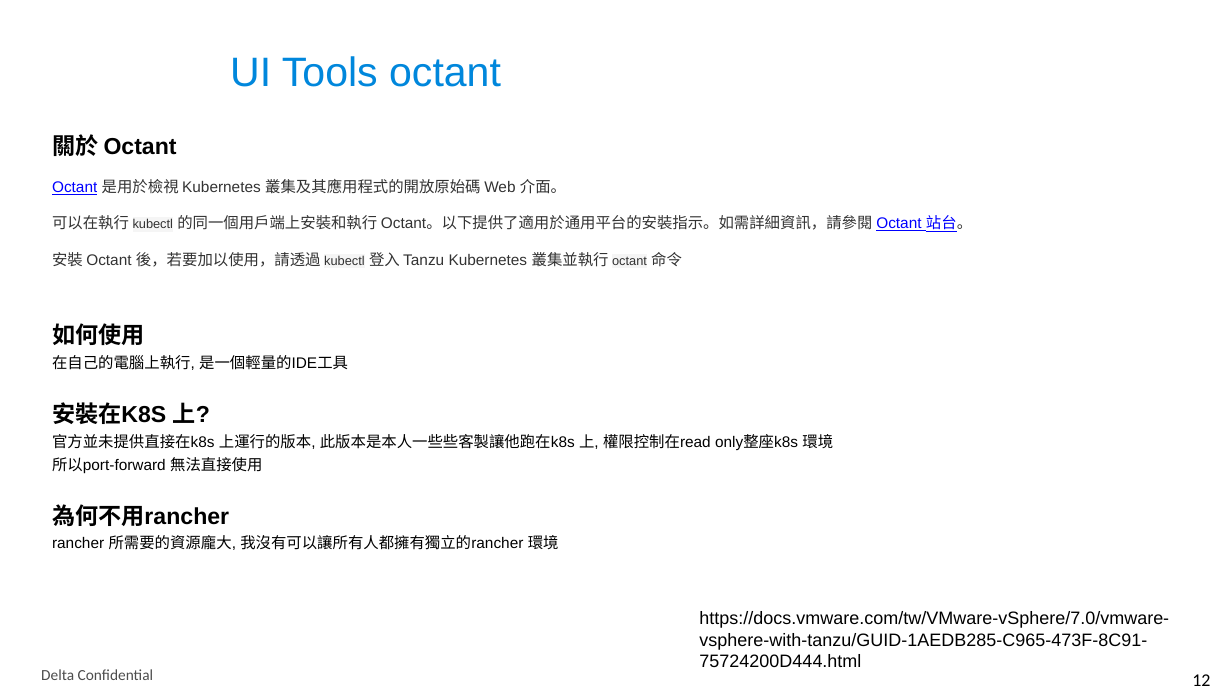
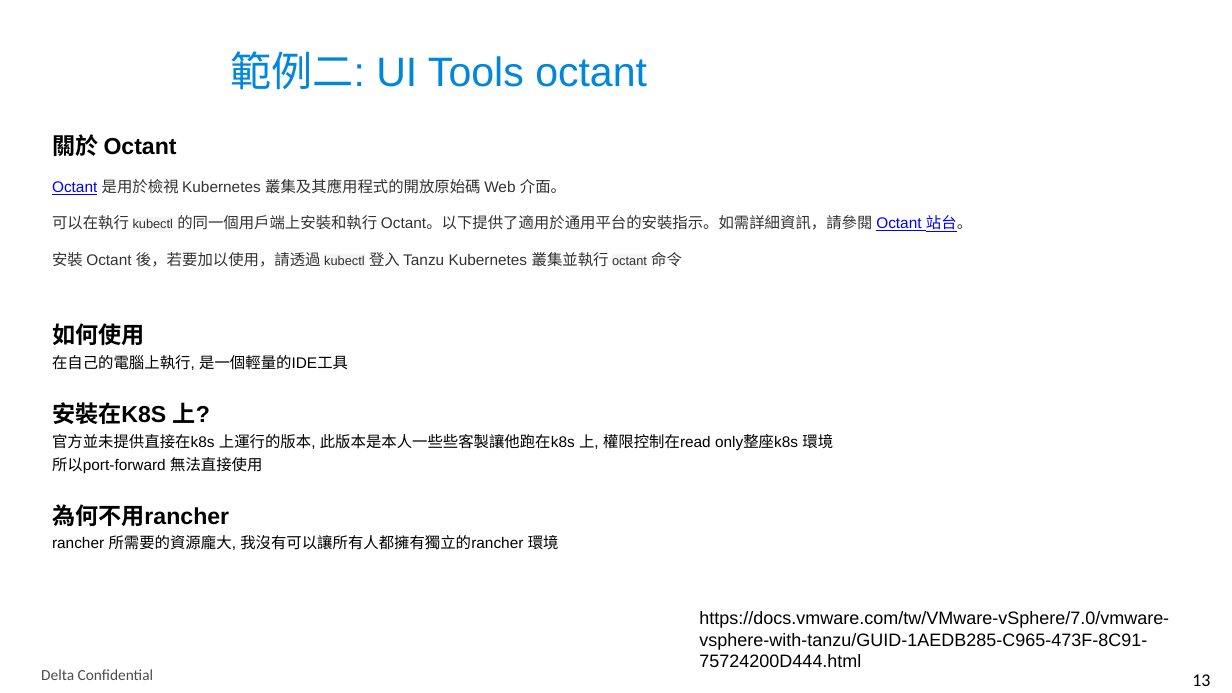
Before and after one commit to thiefjim/deltawwK8sExerciseWorkshop, a slide deck: slide 13 of K8s Exercise workshop.pptx (slide 12 before the commit). Drawn at 1232x693 pixels with LibreOffice and Linux fonts; fonts in the diff are those of the drawing; background and template pictures are left out. Boxes give left, top, right and bottom in pixels: in the first picture for what was removed or moved away, otherwise in the second. Text is boxed around its words. In the diff, an @@ line names an element or a change of style, - is before the commit and + after.

```diff
--- a/K8s Exercise workshop.pptx
+++ b/K8s Exercise workshop.pptx
@@ title at (x1=230, y1=51, x2=647, y2=90): text changed @@
-UI Tools octant
+範例二: UI Tools octant
@@ page number at (x1=1192, y1=674, x2=1210, y2=686): text changed @@
-12
+13
```
Also in this commit, not shown: 4 other slides changed, 1 slide added, 1 other file.
